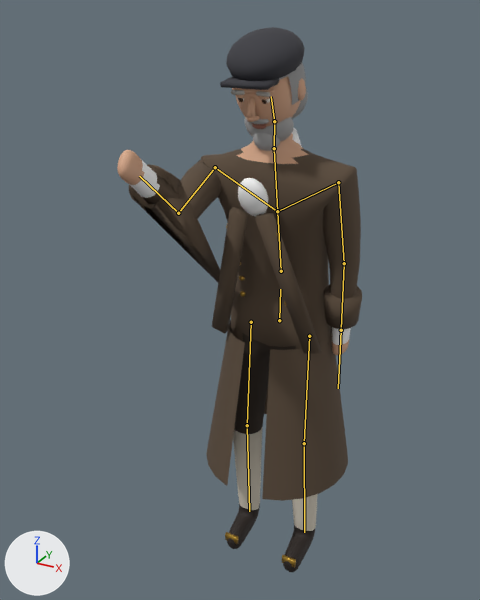
A saved change to the glTF model reckoning/models/jakob.glb.
The view is the same before and after, from a 50 mm camera at (0.822, -1.762, 1.853) aimed at (-0.071, -0.138, 1.04). Lighting does not change. The marker at lower left points along +X, +Y and +Z. The older version comes first. Both versions are drawn at frame 10 of the action 'Hammer'; the numbers are the values there. The bones that change, and the others that lie on the model, are drawn over the model as lines.

Objects in the first picture: 'jakob_body', 'jakob_coat', 'jakob_eyes', 'jakob_hair', 'jakob_hat', 'jakob_linen', 'jakob_metal', 'jakob_skin'.
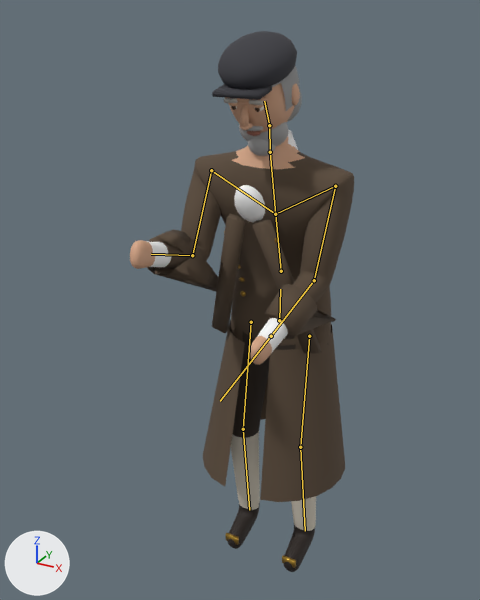
Location of each change, [x1, y1, x2, y2] in pixels of the pictures (480 x 600 px):
'jakob_body', posed (8% narrower): before [117, 133, 361, 572]; after [130, 136, 354, 572]
'jakob_coat', posed (15% narrower, 14% shorter): before [129, 164, 362, 501]; after [147, 213, 345, 502]
'jakob_hat', posed (9% taller): before [220, 27, 305, 90]; after [212, 31, 297, 100]
'jakob_skin', posed: before [232, 76, 306, 129]; after [228, 83, 300, 136]
'jakob_hair', posed: before [231, 63, 308, 151]; after [224, 66, 302, 156]
'jakob_linen', posed: before [238, 127, 302, 217]; after [234, 129, 298, 223]
'jakob_metal', posed: before [225, 223, 296, 568]; after [224, 231, 296, 568]
'jakob_eyes', posed: before [237, 98, 271, 104]; after [230, 106, 264, 112]
bone 'spine', root to tip: before (281, 271) to (277, 211); after (281, 271) to (275, 214)
bone 'upper_arm.L', root to tip: before (338, 182) to (344, 263); after (335, 186) to (314, 280)
bone 'forearm.L', root to tip: before (344, 263) to (341, 330); after (314, 280) to (271, 336)
bone 'upper_arm.R', root to tip: before (215, 167) to (178, 213); after (211, 170) to (192, 255)
bone 'forearm.R', root to tip: before (178, 213) to (139, 176); after (192, 255) to (151, 254)
bone 'thigh.L', root to tip: before (309, 336) to (304, 443); after (309, 336) to (300, 447)
bone 'shin.L', root to tip: before (304, 443) to (304, 532); after (300, 447) to (305, 531)
bone 'thigh.R', root to tip: before (251, 322) to (247, 425); after (251, 322) to (243, 429)
bone 'shin.R', root to tip: before (247, 425) to (249, 511); after (243, 429) to (249, 510)

The edits, one by one:
Bone 'spine' (bone_spine) turns from (20, 0, 0) to (24, 0, 0) degrees about its own x, y and z.
Bone 'upper_arm.L' (bone_upper_arm_l) turns from (0, 0, 5) to (-34, 0, 7) degrees about its own x, y and z.
Bone 'forearm.L' (bone_forearm_l) turns from (-7, 0, 0) to (-52, 0, 0) degrees about its own x, y and z.
Bone 'upper_arm.R' (bone_upper_arm_r) turns from (-89, 0, -6) to (-54, 0, -6) degrees about its own x, y and z.
Bone 'forearm.R' (bone_forearm_r) turns from (-52, 0, 0) to (-72, 0, 0) degrees about its own x, y and z.
Bone 'thigh.L' (bone_thigh_l) turns from (0, 0, 0) to (-4, 0, 0) degrees about its own x, y and z.
Bone 'shin.L' (bone_shin_l) turns from (0, 0, 0) to (8, 0, 0) degrees about its own x, y and z.
Bone 'thigh.R' (bone_thigh_r) turns from (0, 0, 0) to (-4, 0, 0) degrees about its own x, y and z.
Bone 'shin.R' (bone_shin_r) turns from (0, 0, 0) to (8, 0, 0) degrees about its own x, y and z.
